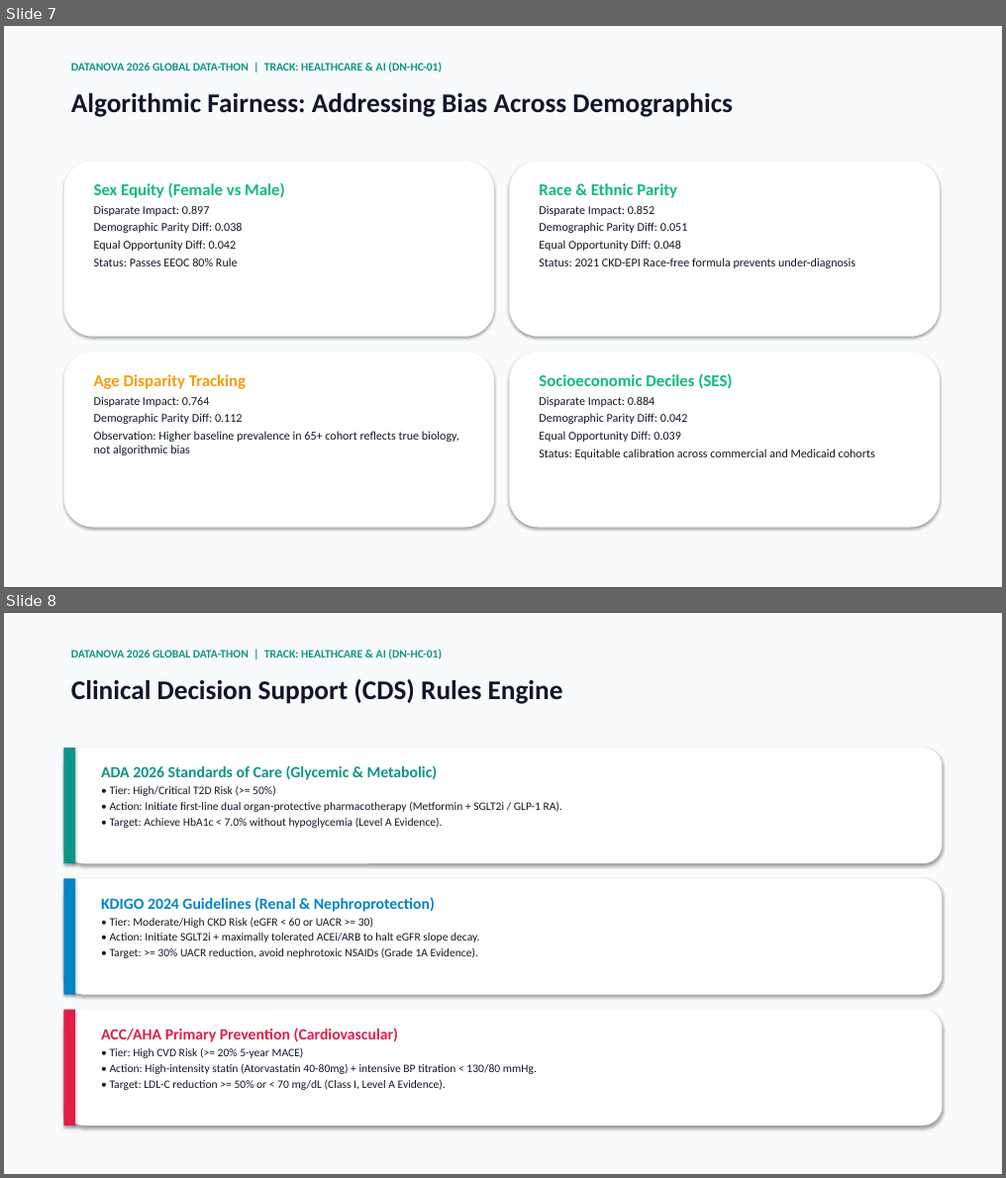
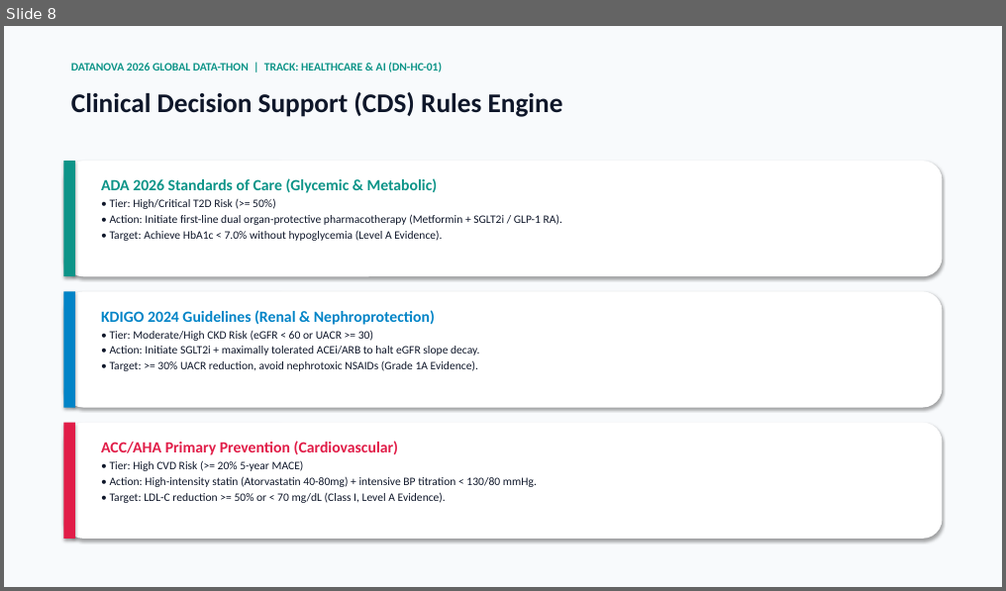
Before and after one commit to armageden/vitarisk-cds, a slide deck: frontend/dist/presentation/VitaRisk_CDS_DataNova2026_Presentation.pptx. Shown one above the other, each under a label of ours: slides 7 and 8 before the commit, slide 8 after it. The pictures are 1006x1178 and 1006x591 pixels, drawn with LibreOffice and Linux fonts; fonts in the diff are those of the drawing. Boxes give left, top, right and bottom in pixels: in the first picture for what was removed or moved away, otherwise in the second. Text is boxed around its words. In the diff, an @@ line names an element or a change of style, - is before the commit and + after.

```diff
--- a/frontend/dist/presentation/VitaRisk_CDS_DataNova2026_Presentation.pptx
+++ b/frontend/dist/presentation/VitaRisk_CDS_DataNova2026_Presentation.pptx
@@ slide 7 removed at box(4, 26, 1002, 587), background #FFFFFF @@
@@ rectangle removed at box(4, 26, 1002, 587) @@
@@ text removed at box(71, 62, 442, 73) @@
-DATANOVA 2026 GLOBAL DATA-THON | TRACK: HEALTHCARE & AI (DN-HC-01)
@@ text removed at box(71, 93, 733, 117) @@
-Algorithmic Fairness: Addressing Bias Across Demographics
@@ rounded rectangle removed at box(63, 161, 494, 337) @@
@@ rounded rectangle removed at box(509, 161, 940, 337) @@
@@ text removed at box(94, 182, 285, 267) @@
-Sex Equity (Female vs Male)
-Disparate Impact: 0.897
-Demographic Parity Diff: 0.038
-Equal Opportunity Diff: 0.042
-Status: Passes EEOC 80% Rule
@@ text removed at box(539, 183, 855, 269) @@
-Race & Ethnic Parity
-Disparate Impact: 0.852
-Demographic Parity Diff: 0.051
-Equal Opportunity Diff: 0.048
-Status: 2021 CKD-EPI Race-free formula prevents under-diagnosis
@@ rounded rectangle removed at box(63, 352, 494, 528) @@
@@ rounded rectangle removed at box(509, 352, 940, 528) @@
@@ text removed at box(94, 374, 459, 456) @@
-Age Disparity Tracking
-Disparate Impact: 0.764
-Demographic Parity Diff: 0.112
-Observation: Higher baseline prevalence in 65+ cohort reflects true biology, not algorithmic bias
@@ text removed at box(539, 373, 875, 460) @@
-Socioeconomic Deciles (SES)
-Disparate Impact: 0.884
-Demographic Parity Diff: 0.042
-Equal Opportunity Diff: 0.039
-Status: Equitable calibration across commercial and Medicaid cohorts
```
Also in this commit, not shown: 5 slides changed, 6 slides added, 5 other slides removed, 17 other files.
